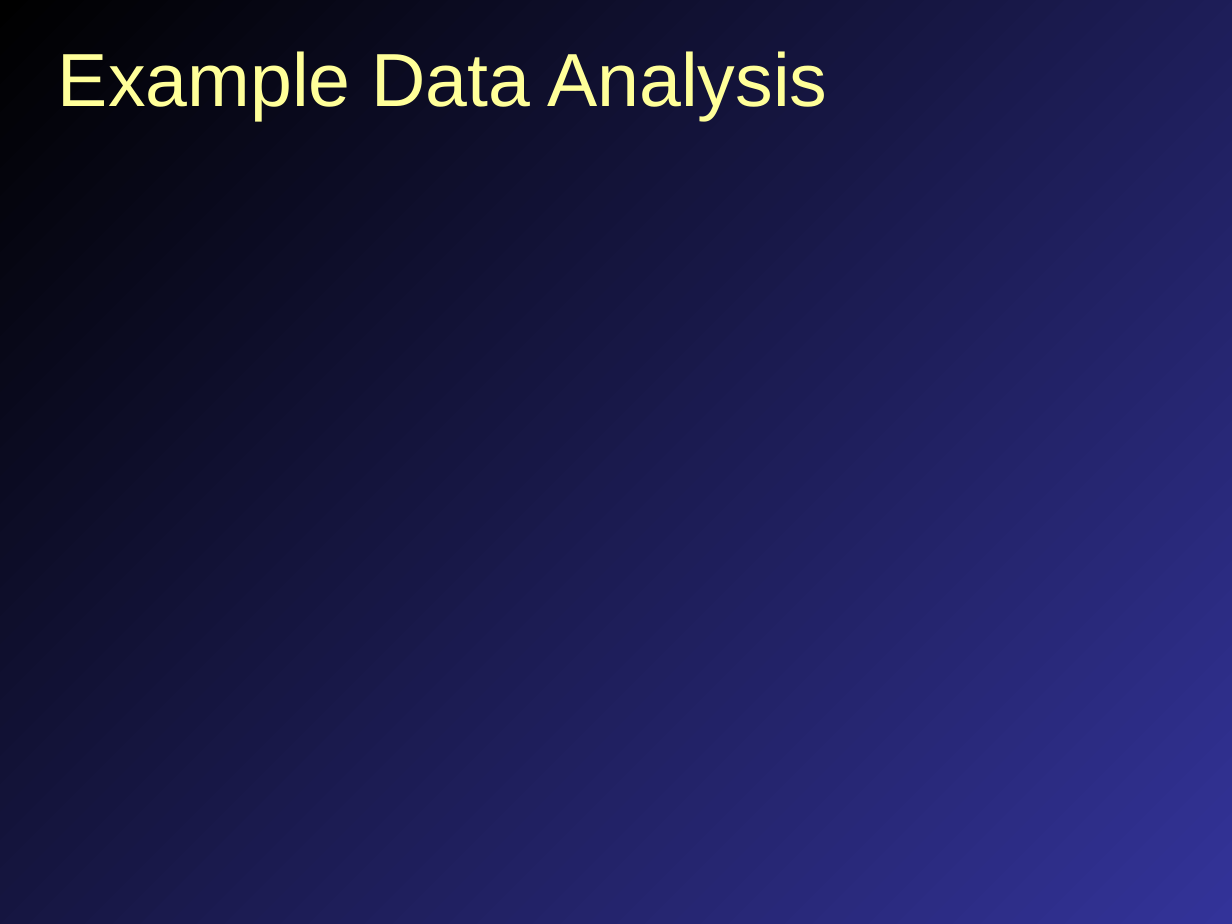
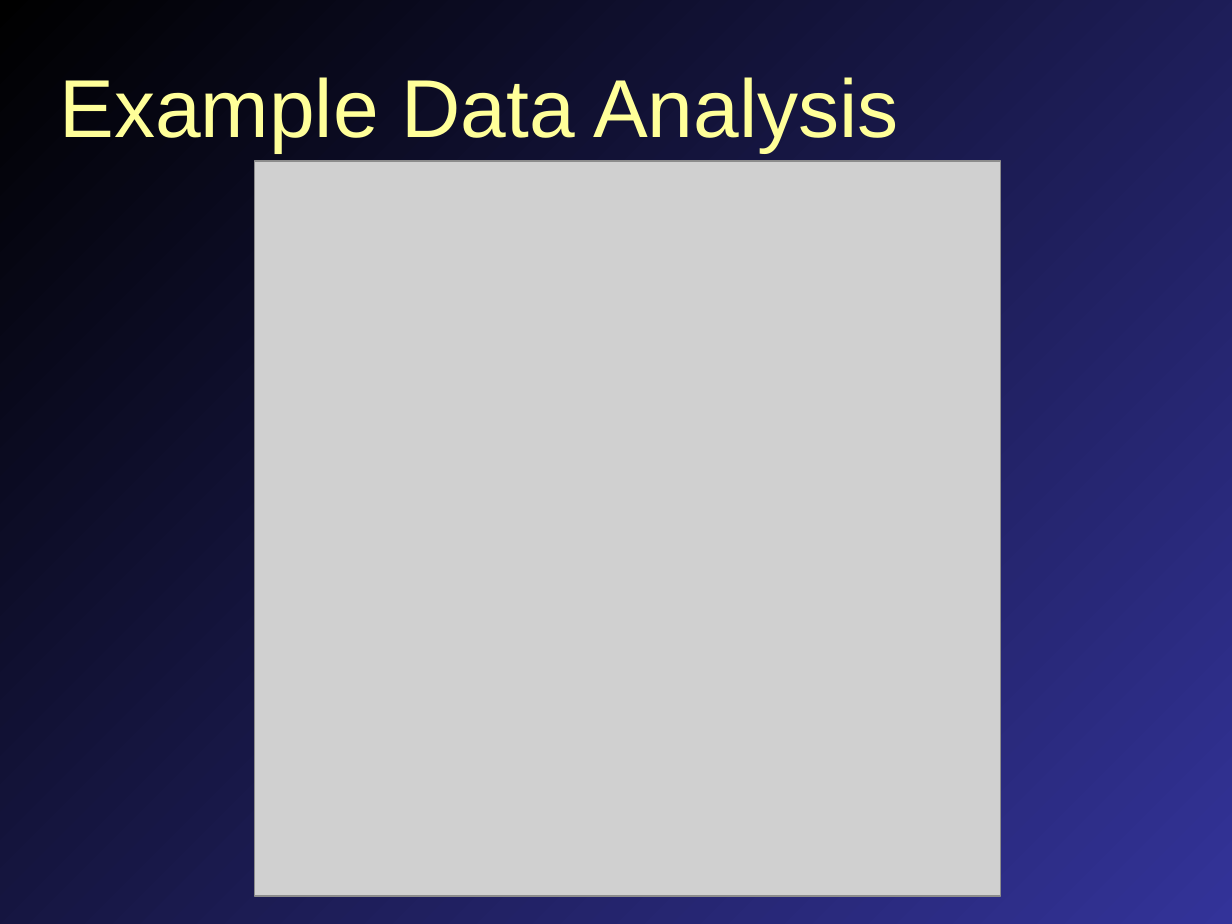
Before and after one commit to mavigozler/mavigozler.github.io, a slide deck: slide 12 of Teaching/Chemistry/Labs/FCC Chem 3A Expt 12b Determination of Citric Acid in Soda.pptx. Drawn at 1232x924 pixels with LibreOffice and Linux fonts; fonts in the diff are those of the drawing; grey boxes stand for pictures. Boxes give left, top, right and bottom in pixels: in the first picture for what was removed or moved away, otherwise in the second. Text is boxed around its words. In the diff, an @@ line names an element or a change of style, - is before the commit and + after.

```diff
--- a/Teaching/Chemistry/Labs/FCC Chem 3A Expt 12b Determination of Citric Acid in Soda.pptx
+++ b/Teaching/Chemistry/Labs/FCC Chem 3A Expt 12b Determination of Citric Acid in Soda.pptx
@@ title "Example Data Analysis": place and size @@
-title "Example Data Analysis" at <box>58,51,827,120</box>
+title "Example Data Analysis" at <box>59,77,899,153</box>
@@ title "Example Data Analysis" at <box>59,77,899,153</box>: size 44 to 48 pt @@
@@ picture added at <box>255,161,1002,897</box> @@
```
Also in this commit, not shown: 4 other slides changed, 9 slides added, 6 slides removed, 6 other files.
